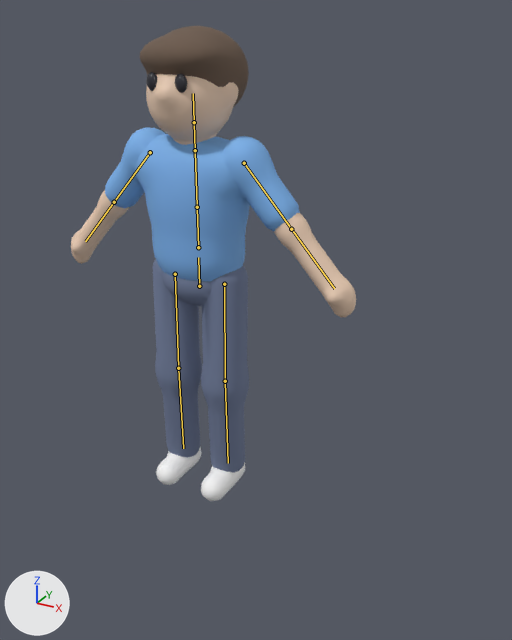
What one commit did to the glTF model player/assets/character.glb.
Before and after are seen from a camera (50 mm lens) standing at (1.46, -2.2, 1.91) and looking at (-0.04, 0.53, 0.54). Every picture has the same lights, and +X, +Y and +Z are marked at lower left. The picture after the commit comes second. The bones that change, and the others that lie on the model, are drawn over the model as lines.

In view in the first picture: 'Body'.
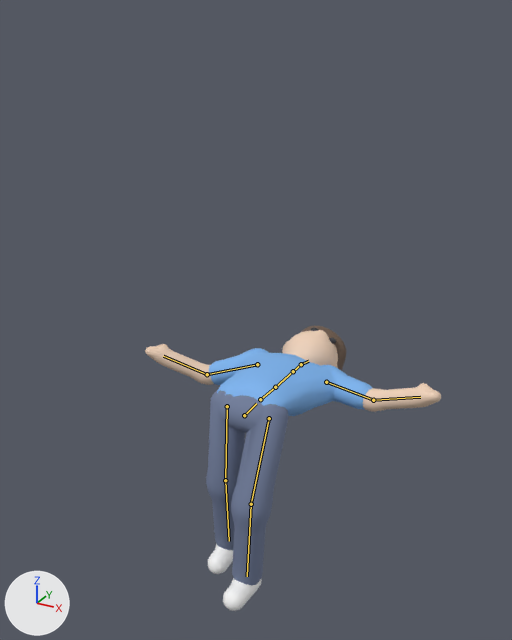
The newer file adds an action. The first version stands in its rest pose; the second is drawn at frame 22 of the action 'Die'.

Changed parts and their boxes (x1, y1, x2, y2) in the pictures (512 x 640 px):
```json
{"object": "Body", "change": "posed", "before": [71, 26, 356, 501], "after": [145, 326, 441, 611], "on screen": "40% shorter"}
{"bone": "Hips", "before": "(199, 286) to (198, 257)", "after": "(244, 415) to (256, 403)"}
{"bone": "Spine", "before": "(198, 247) to (197, 207)", "after": "(260, 399) to (275, 387)"}
{"bone": "Head", "before": "(194, 122) to (193, 93)", "after": "(301, 364) to (308, 361)"}
{"bone": "UpperArm.L", "before": "(244, 163) to (291, 229)", "after": "(326, 382) to (373, 400)"}
{"bone": "LowerArm.L", "before": "(291, 229) to (334, 288)", "after": "(373, 400) to (420, 397)"}
{"bone": "UpperArm.R", "before": "(150, 152) to (114, 202)", "after": "(257, 364) to (207, 374)"}
{"bone": "LowerArm.R", "before": "(114, 202) to (85, 241)", "after": "(207, 374) to (163, 356)"}
{"bone": "UpperLeg.L", "before": "(224, 284) to (225, 381)", "after": "(269, 418) to (251, 504)"}
{"bone": "LowerLeg.L", "before": "(225, 381) to (228, 463)", "after": "(251, 504) to (247, 576)"}
{"bone": "UpperLeg.R", "before": "(175, 274) to (178, 368)", "after": "(227, 406) to (225, 480)"}
{"bone": "LowerLeg.R", "before": "(178, 368) to (183, 448)", "after": "(225, 480) to (229, 541)"}
```

The change, as JSON lines over the scene's bpy script:
```json
{"block": "bone_hips", "where": "bone_hips = bpy.data.objects['Rig'].pose.bones['Hips']"}
{"op": "set", "path": "bone_hips.location", "old": "(0.0, 0.0, 0.0)", "new": "(0.0, -0.78, -0.35)"}
{"op": "set", "path": "bone_hips.rotation_quaternion", "old": "(1.0, 0.0, 0.0, 0.0)", "new": "(0.719, -0.695, 0.0, 0.0)", "note": "degrees (0, 0, 0) -> degrees (-88, 0, 0)"}
{"block": "bone_spine", "where": "bone_spine = bpy.data.objects['Rig'].pose.bones['Spine']  # child of 'Hips'"}
{"op": "set", "path": "bone_spine.rotation_quaternion", "old": "(1.0, 0.0, 0.0, 0.0)", "new": "(0.999, -0.035, 0.0, 0.0)", "note": "degrees (0, 0, 0) -> degrees (-4, 0, 0)"}
{"block": "bone_head", "where": "bone_head = bpy.data.objects['Rig'].pose.bones['Head']  # child of 'Neck'"}
{"op": "set", "path": "bone_head.rotation_quaternion", "old": "(1.0, 0.0, 0.0, 0.0)", "new": "(0.984, -0.086, 0.156, -0.014)", "note": "degrees (0, 0, 0) -> degrees (-11, 18, -3)"}
{"block": "bone_upperarm_l", "where": "bone_upperarm_l = bpy.data.objects['Rig'].pose.bones['UpperArm.L']  # child of 'Chest'"}
{"op": "set", "path": "bone_upperarm_l.rotation_quaternion", "old": "(1.0, 0.0, 0.0, 0.0)", "new": "(0.951, 0.207, 0.0, -0.23)", "note": "degrees (0, 0, 0) -> degrees (23, 5, -26)"}
{"block": "bone_lowerarm_l", "where": "bone_lowerarm_l = bpy.data.objects['Rig'].pose.bones['LowerArm.L']  # child of 'UpperArm.L'"}
{"op": "set", "path": "bone_lowerarm_l.rotation_quaternion", "old": "(1.0, 0.0, 0.0, 0.0)", "new": "(0.966, -0.143, -0.173, -0.129)", "note": "degrees (0, 0, 0) -> degrees (-14, -22, -12)"}
{"block": "bone_upperarm_r", "where": "bone_upperarm_r = bpy.data.objects['Rig'].pose.bones['UpperArm.R']  # child of 'Chest'"}
{"op": "set", "path": "bone_upperarm_r.rotation_quaternion", "old": "(1.0, 0.0, 0.0, 0.0)", "new": "(0.968, 0.23, -0.091, 0.034)", "note": "degrees (0, 0, 0) -> degrees (27, -11, 1)"}
{"block": "bone_lowerarm_r", "where": "bone_lowerarm_r = bpy.data.objects['Rig'].pose.bones['LowerArm.R']  # child of 'UpperArm.R'"}
{"op": "set", "path": "bone_lowerarm_r.rotation_quaternion", "old": "(1.0, 0.0, 0.0, 0.0)", "new": "(0.906, -0.233, 0.283, 0.21)", "note": "degrees (0, 0, 0) -> degrees (-23, 38, 18)"}
{"block": "bone_upperleg_l", "where": "bone_upperleg_l = bpy.data.objects['Rig'].pose.bones['UpperLeg.L']  # child of 'Hips'"}
{"op": "set", "path": "bone_upperleg_l.rotation_quaternion", "old": "(1.0, 0.0, 0.0, 0.0)", "new": "(0.843, 0.537, 0.0, 0.0)", "note": "degrees (0, 0, 0) -> degrees (65, 0, 0)"}
{"block": "bone_lowerleg_l", "where": "bone_lowerleg_l = bpy.data.objects['Rig'].pose.bones['LowerLeg.L']  # child of 'UpperLeg.L'"}
{"op": "set", "path": "bone_lowerleg_l.rotation_quaternion", "old": "(1.0, 0.0, 0.0, 0.0)", "new": "(0.991, 0.131, 0.0, 0.0)", "note": "degrees (0, 0, 0) -> degrees (15, 0, 0)"}
{"block": "bone_upperleg_r", "where": "bone_upperleg_r = bpy.data.objects['Rig'].pose.bones['UpperLeg.R']  # child of 'Hips'"}
{"op": "set", "path": "bone_upperleg_r.rotation_quaternion", "old": "(1.0, 0.0, 0.0, 0.0)", "new": "(0.737, 0.676, 0.0, 0.0)", "note": "degrees (0, 0, 0) -> degrees (85, 0, 0)"}
{"block": "bone_lowerleg_r", "where": "bone_lowerleg_r = bpy.data.objects['Rig'].pose.bones['LowerLeg.R']  # child of 'UpperLeg.R'"}
{"op": "set", "path": "bone_lowerleg_r.rotation_quaternion", "old": "(1.0, 0.0, 0.0, 0.0)", "new": "(0.999, 0.044, 0.0, 0.0)", "note": "degrees (0, 0, 0) -> degrees (5, 0, 0)"}
```
